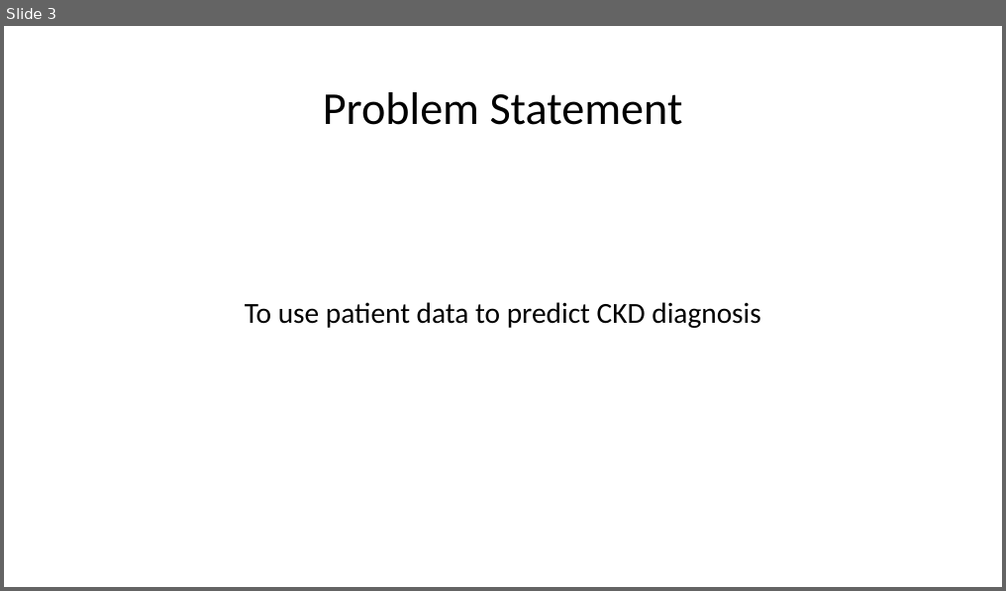
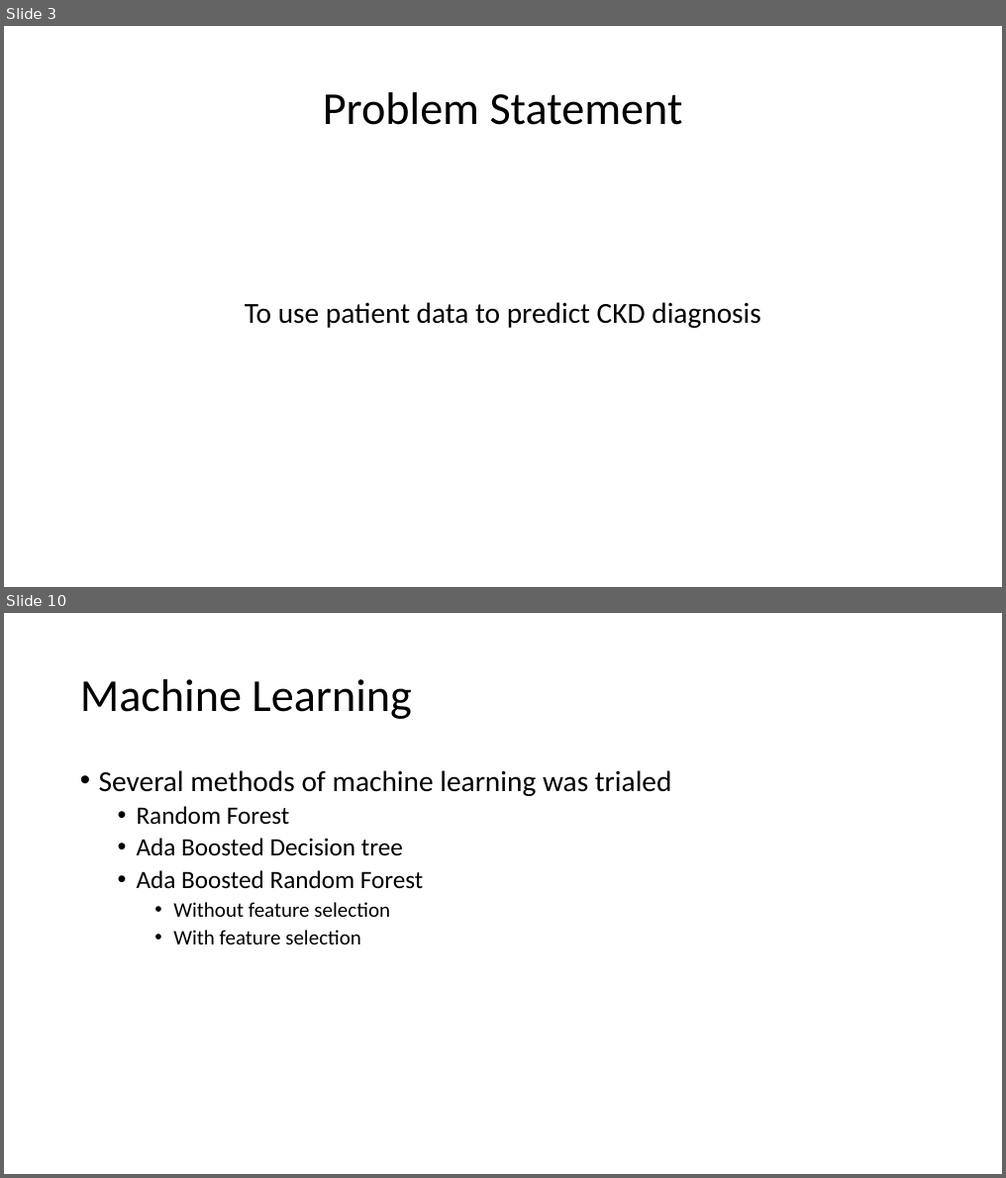
Before and after one commit to choikwun/ckd_assignment, a slide deck: ckd_presentation.pptx. Shown one above the other, each under a label of ours: slide 3 before the commit, slides 3 and 10 after it; the slides between them are not shown. The pictures are 1006x591 and 1006x1178 pixels, drawn with LibreOffice and Linux fonts; fonts in the diff are those of the drawing. Boxes give left, top, right and bottom in pixels: in the first picture for what was removed or moved away, otherwise in the second. Text is boxed around its words. In the diff, an @@ line names an element or a change of style, - is before the commit and + after.

```diff
--- a/ckd_presentation.pptx
+++ b/ckd_presentation.pptx
@@ slide 10 added at (4, 613, 1002, 1174), background #FFFFFF @@
@@ title added at (80, 679, 411, 719), 44 pt, text #000000 @@
+Machine Learning
@@ text added at (99, 770, 672, 945), 24 pt, text #000000 @@
+• Several methods of machine learning was trialed
+  • Random Forest
+  • Ada Boosted Decision tree
+  • Ada Boosted Random Forest
+    • Without feature selection
+    • With feature selection
```
Also in this commit, not shown: 2 slides changed, 5 other slides added, 1 other file.
